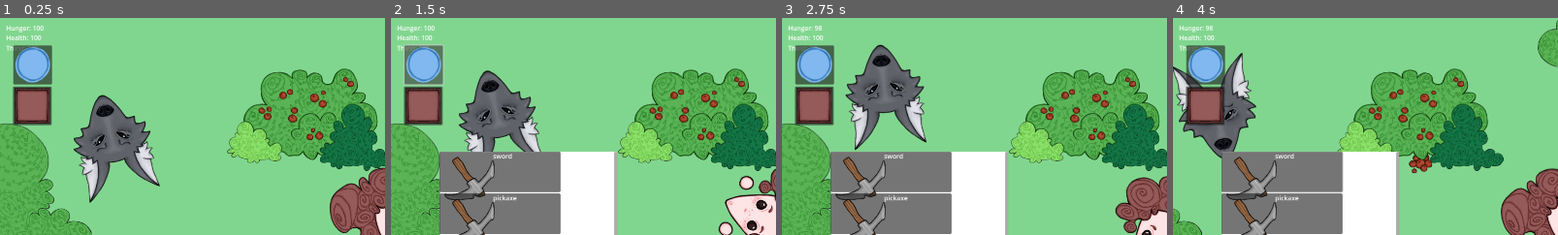
Above: before the commit, frames 1-4 (left to right).
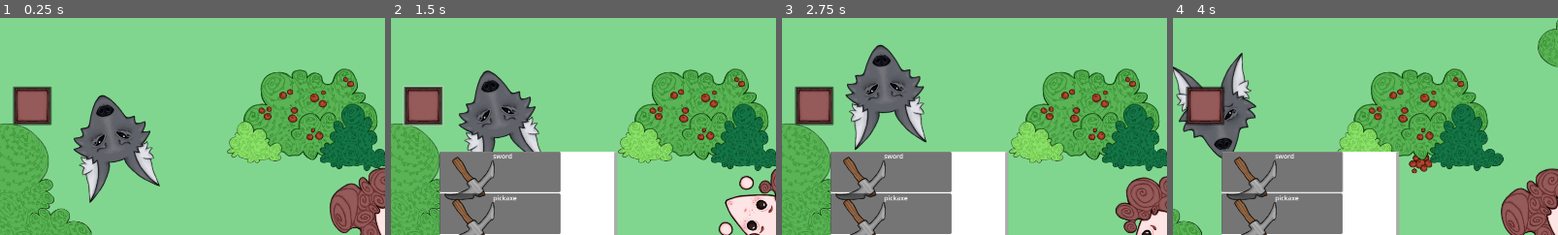
Above: after the commit, the same moments.

Repository: 7riciu/survival-game
Game: Godot game, scene res://scenes/game.tscn
Same seed, same stepped clock (60 frames per second), same inputs: the game is played once before the commit and once after it.
Inputs (mouse positions are % of the whole screen's width and height, from its top left):
- Up to frame 1 (0.25 s): no input
- Up to frame 2 (1.5 s): click (4, 23) at 0.5 s; click (4, 13) at 1.27 s
- Up to frame 3 (2.75 s): click (30, 95) at 2.02 s
- Up to frame 4 (4 s): click "sword" at 2.75 s; tap Enter at 3.5 s; move the mouse to (72, 45) at 3.52 s; hold Right (right) from 3.53 s (still down); tap E (e) at 3.6 s; tap Q (q) at 3.8 s
The pictures show only the part of the screen within x 0-50%, y 3-53%; the shares and areas given below are measured in that part.

The runs differ from the first frame. In frame 1, 2.2% of the frame differs, in the area x 1-14%, y 3-31%; in frame 2, 2.6%, in the area x 1-14%, y 3-50%; in frame 3, 2.1%; in frame 4, 2.1%.

Commit message:
Cleaned up the script for hunger, health and thirst systems

Diff:
--- a/scenes/ui.tscn
+++ b/scenes/ui.tscn
@@ -1,8 +1,5 @@
-[gd_scene load_steps=14 format=3 uid="uid://ddckudl6jhlc2"]
+[gd_scene load_steps=11 format=3 uid="uid://ddckudl6jhlc2"]
 
-[ext_resource type="Script" uid="uid://gwybqpokg854" path="res://scripts/health_ui.gd" id="2_x4jx1"]
-[ext_resource type="Script" uid="uid://d3degbt5mne77" path="res://scripts/hunger_ui.gd" id="3_yev5y"]
-[ext_resource type="Script" uid="uid://bu4p6m0k68h5m" path="res://scripts/thirst_ui.gd" id="4_gdt2y"]
 [ext_resource type="PackedScene" uid="uid://cg8nq1md32ss0" path="res://scenes/inventory.tscn" id="10_7dvkv"]
 [ext_resource type="Texture2D" uid="uid://ld4b1xhx5eij" path="res://assets/timer.png" id="11_qsv74"]
 [ext_resource type="Texture2D" uid="uid://23i7cskrgvnl" path="res://assets/bar background.png" id="12_8k7j3"]
@@ -15,30 +12,6 @@
 [ext_resource type="PackedScene" uid="uid://b0u27jjfpiqce" path="res://scenes/crafting_button.tscn" id="19_jkdwc"]
 
 [node name="UI" type="CanvasLayer"]
-
-[node name="health" type="Label" parent="." groups=["health_ui"]]
-offset_left = 15.0
-offset_top = 66.0
-offset_right = 109.0
-offset_bottom = 89.0
-text = "Health: 100"
-script = ExtResource("2_x4jx1")
-
-[node name="hunger" type="Label" parent="." groups=["hunger_ui"]]
-offset_left = 15.0
-offset_top = 42.0
-offset_right = 109.0
-offset_bottom = 65.0
-text = "Hunger: 100"
-script = ExtResource("3_yev5y")
-
-[node name="thirst" type="Label" parent="." groups=["thirst_ui"]]
-offset_left = 15.0
-offset_top = 92.0
-offset_right = 111.0
-offset_bottom = 115.0
-text = "Thirst: 100"
-script = ExtResource("4_gdt2y")
 
 [node name="Inventory" parent="." instance=ExtResource("10_7dvkv")]
 anchors_preset = 15
@@ -123,10 +96,3 @@
 offset_top = 199.0
 offset_right = 32.0
 offset_bottom = 199.0
-
-[node name="tick" type="Button" parent="."]
-offset_left = 33.0
-offset_top = 97.0
-offset_right = 129.0
-offset_bottom = 194.0
-icon = ExtResource("17_ycmcx")
--- a/scripts/health_ui.gd
+++ /dev/null
@@ -1,6 +0,0 @@
-extends Label
-
-@onready var player = get_tree().get_first_node_in_group("player")
-
-func health_update():
-	self.text = "Health: " + str(player.health)
--- a/scripts/hunger_ui.gd
+++ /dev/null
@@ -1,6 +0,0 @@
-extends Label
-
-@onready var player = get_tree().get_first_node_in_group("player")
-
-func hunger_decrease_by_time():
-	self.text = "Hunger: " + str(player.hunger)
--- a/scripts/player.gd
+++ b/scripts/player.gd
@@ -1,9 +1,6 @@
 extends CharacterBody2D
 
 @onready var tree = get_tree().get_nodes_in_group("tree")
-@onready var health_ui = get_tree().get_first_node_in_group("health_ui")
-@onready var hunger_ui = get_tree().get_first_node_in_group("hunger_ui")
-@onready var thirst_ui = get_tree().get_first_node_in_group("thirst_ui")
 @onready var berry_ui = get_tree().get_first_node_in_group("berry_ui")
 @onready var lake = get_tree().get_first_node_in_group("lake_area")
 @onready var health_bar = get_tree().get_first_node_in_group("health_bar")
@@ -47,7 +44,6 @@
 	while hunger <= 100 and hunger > 0:
 		await get_tree().create_timer(2).timeout
 		hunger -= 2
-		hunger_ui.hunger_decrease_by_time()
 		hunger_bar.value = hunger
 
 func thirst_decrease_by_time():
@@ -57,17 +53,15 @@
 		thirst_bar.value = thirst
 
 		if not lake.can_drink:
-			thirst_ui.thirst_decrease_by_time()
+			pass
 		elif lake.can_drink and thirst < 100:
 			thirst += 4
 			thirst_bar.value = thirst
 			if thirst >= 100:
 				thirst = 100
 				thirst_bar.value = thirst
-			thirst_ui.thirst_decrease_by_time()
 
 func health_decrese_by_wolf():
 	if  health > 0:
 		health -= 10
-		health_ui.health_update()
 		health_bar.value = health
--- a/scripts/thirst_ui.gd
+++ /dev/null
@@ -1,7 +0,0 @@
-extends Label
-
-@onready var player = get_tree().get_first_node_in_group("player")
-@onready var lake = get_tree().get_first_node_in_group("lake_area")
-
-func thirst_decrease_by_time():
-	self.text = "Thirst: " + str(player.thirst)
--- a/scripts/wolf.gd
+++ b/scripts/wolf.gd
@@ -1,7 +1,6 @@
 extends CharacterBody2D
 
 @onready var player = get_tree().get_first_node_in_group("player")
-@onready var health_ui = get_tree().get_first_node_in_group("health_ui")
 @onready var wolf_area = $Area2D
 @onready var fur_scene: PackedScene = preload("res://scenes/wolf_fur.tscn")
 @onready var meat_scene: PackedScene = preload("res://scenes/meat.tscn")
--- a/scripts/wolf_area.gd
+++ b/scripts/wolf_area.gd
@@ -1,7 +1,6 @@
 extends Area2D
 
 @onready var player = get_tree().get_first_node_in_group("player")
-@onready var health_ui = get_tree().get_first_node_in_group("health_ui")
 
 var can_attack = false
 
Not shown, removed: scripts/health_ui.gd.uid
Not shown, removed: scripts/hunger_ui.gd.uid
Not shown, removed: scripts/thirst_ui.gd.uid
